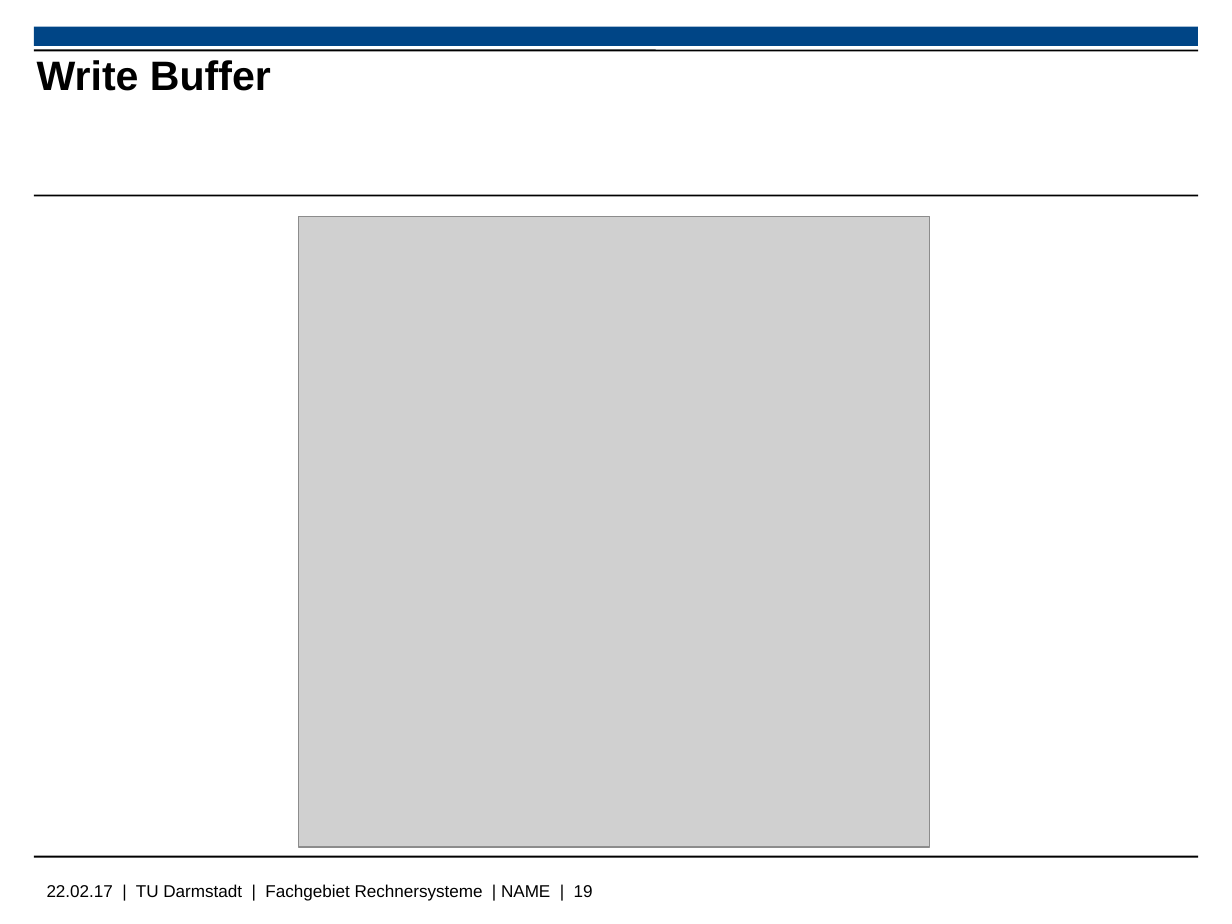
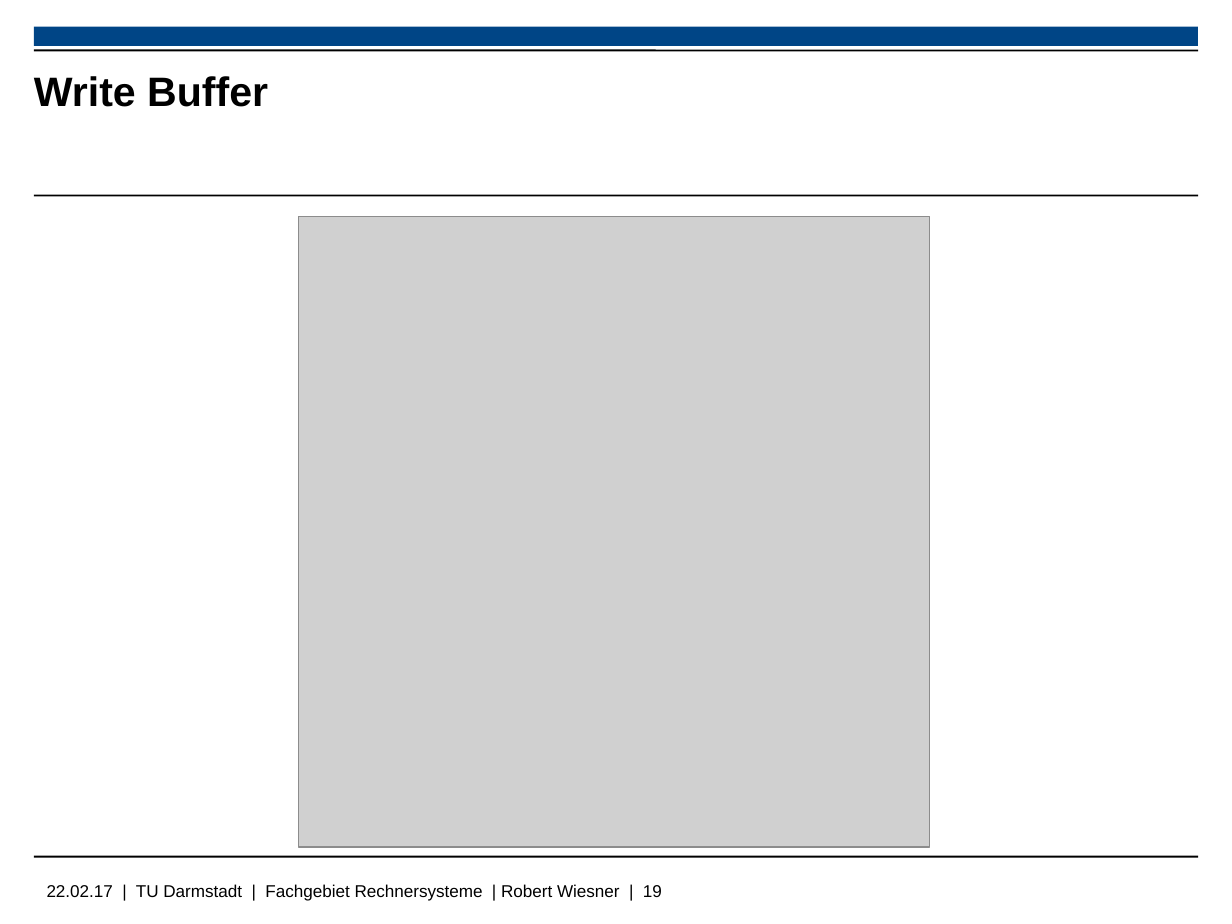
Before and after one commit to Wiero/PS_RS_REPORT, a slide deck: slide 19 of libreoffice_presentation.odp. Drawn at 1232x924 pixels with LibreOffice and Linux fonts; fonts in the diff are those of the drawing; grey boxes stand for pictures; background and template pictures are left out. Boxes give left, top, right and bottom in pixels: in the first picture for what was removed or moved away, otherwise in the second. Text is boxed around its words. In the diff, an @@ line names an element or a change of style, - is before the commit and + after.

```diff
--- a/libreoffice_presentation.odp
+++ b/libreoffice_presentation.odp
@@ title "Write Buffer": place and size @@
-title "Write Buffer" at (37,60,271,91)
+title "Write Buffer" at (34,76,268,107)
@@ text at (47,884,662,901): text changed @@
-22.02.17 | TU Darmstadt | Fachgebiet Rechnersysteme | NAME | 19
+22.02.17 | TU Darmstadt | Fachgebiet Rechnersysteme | Robert Wiesner | 19
```
Also in this commit, not shown: 28 other slides changed, 6 slides added, 4 slides removed.
